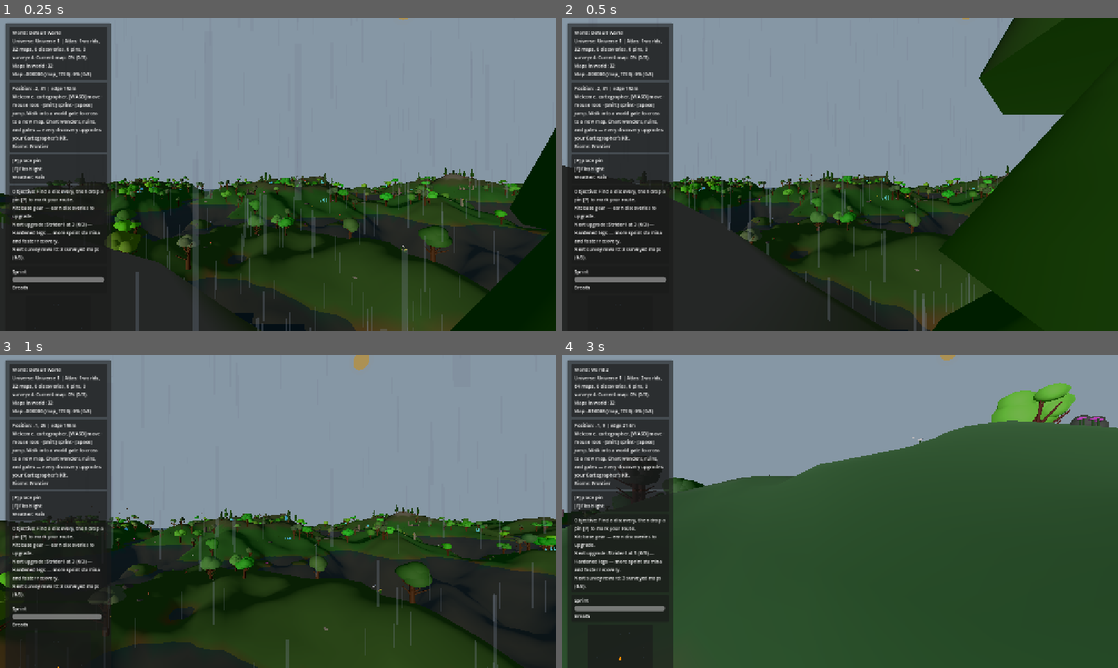
Above: before the commit, frames 1-4 (two rows, left to right).
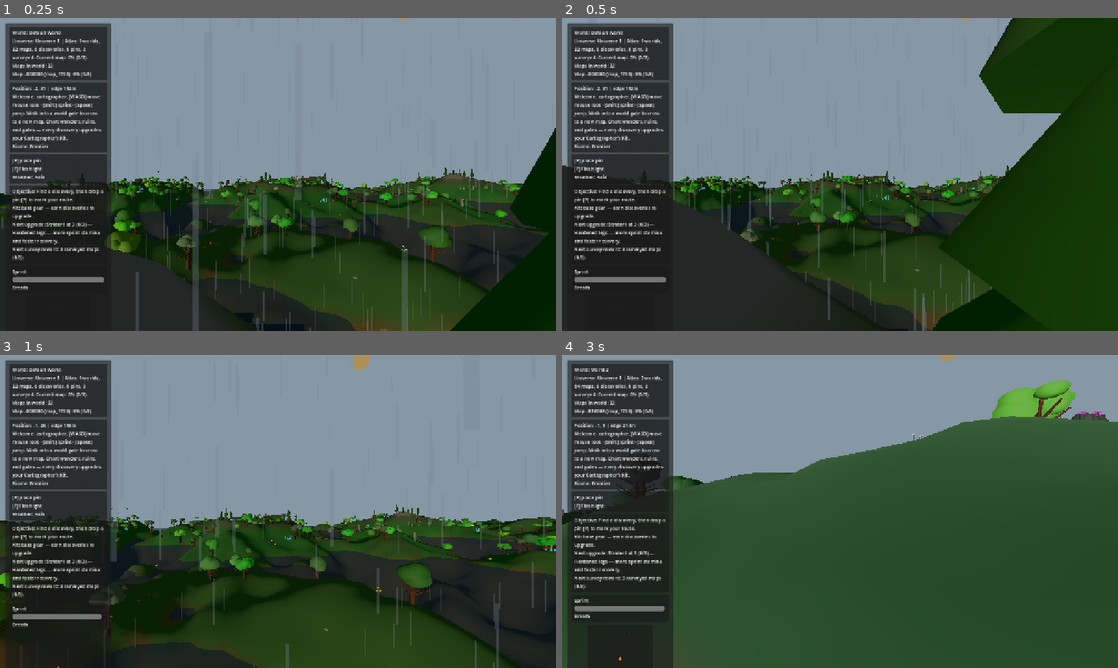
Above: after the commit, the same moments.

Repository: emkey1/Gatewalk
Game: Godot game, scene res://scenes/main.tscn
The game is run twice, just before and just after one commit, with the same random seed, the same clock (stepped at 60 frames per second) and the same inputs.
Inputs (mouse positions are in pixels of both pictures, inside the frame that each line leads up to):
- Up to frame 1 (0.25 s): no input
- Up to frame 2 (0.5 s): no input
- Up to frame 3 (1 s): tap Enter at 0.5 s; move the mouse to (305, 511) at 0.52 s; hold W (move_forward) from 0.53 s (still down); hold Shift (sprint) from 0.53 s (still down); tap Space (jump) at 0.77 s
- Up to frame 4 (3 s): tap Space (jump) at 1.07, 1.52, 1.82 s; move the mouse to (812, 511) at 1.27 s; release Shift (sprint) at 1.28 s; tap E at 1.35 s; move the mouse to (851, 505) at 2.02 s; tap M at 2.1 s; release W (move_forward) at 2.75 s; click "New World" at 2.75 s

Frame 1 is identical in both runs. In frame 2, 0.4% of the frame differs, in the area x 0-91%, y 0-100%; in frame 3, 1.0%; in frame 4, 1.6%, in the area x 0-100%, y 1-56%.

Commit message:
Player: slim the capsule to a realistic width; retighten ship cabin corridors to ~1:1
The player capsule was radius 0.45 (0.9 m wide) — an untuned default from the first commit,
roughly double a real person and nothing in the codebase depended on it. Slimmed to radius
0.3 (~0.6 m wide, a believable person) so true ~1:1 ship passages become walkable.

(Kept it a circular capsule rather than modelling the wider-than-deep human footprint: a
rotating box catches its corners on every stair step, and Godot's controller doesn't handle a
non-uniformly-scaled/elliptical collision cleanly — not worth it for the sideways-squeeze case.)

With the slimmer player, retightened the First Class stateroom corridor toward true scale:
corridor half-width 0.85 -> 0.6 (~1.0 m clear, ~3 ft), cabin doors 1.3 -> 1.0 m; the ensuite
bathroom's corridor-side wall follows the new corridor width.

Verified: VALIDATION OK + INTEGRATION OK (instantiates player.tscn) + clean smoke-boot; the
corridor renders as a tight, walkable alley.

Co-Authored-By: Claude Opus 4.8 <noreply@anthropic.com>

Diff:
--- a/scripts/Player.gd
+++ b/scripts/Player.gd
@@ -129,7 +129,7 @@
 
 	var capsule := CollisionShape3D.new()
 	var shape := CapsuleShape3D.new()
-	shape.radius = 0.45
+	shape.radius = 0.3    # ~0.6 m wide — a realistic person, not the old 0.9 m default (lets ~1:1 ship corridors be walkable)
 	shape.height = 1.8
 	capsule.shape = shape
 	add_child(capsule)
--- a/scripts/factories/LinerFactory.gd
+++ b/scripts/factories/LinerFactory.gd
@@ -1452,13 +1452,13 @@
 	var bedmat := _mat(Color(0.50, 0.28, 0.30), 0.85, 0.0)
 	var z0: float = -78.0
 	var z1: float = -38.0
-	# Corridor + doors must clear the 0.9 m-wide player capsule (radius 0.45): true 1:1 (~0.9 m
-	# alleys, ~0.9 m doors) won't fit, so widen to the practical minimum — ~1.5 m clear, 1.3 m doors.
-	var cw: float = 0.85                # corridor half-width -> ~1.5 m clear alley
-	var cd: float = 5.3                 # cabin outboard wall (~4.5 m deep cabins)
+	# With the slimmed player (0.6 m wide; Player.gd radius 0.3) the corridor + doors come back down to
+	# near true 1:1: a ~1.0 m clear alley (~3 ft) with 1.0 m cabin doors, and still walkable.
+	var cw: float = 0.6                 # corridor half-width -> ~1.0 m clear alley (near 1:1)
+	var cd: float = 5.3                 # cabin outboard wall (~4.7 m deep cabins)
 	var doors: Array = [-75.5, -70.5, -65.5, -60.5, -55.5, -50.5, -45.5, -40.5]
 	for sgn in [-1.0, 1.0]:
-		_longitudinal_door_wall(root, sgn * cw, z0, z1, ya, yc, 0.2, doors, 1.3, 2.1, white)
+		_longitudinal_door_wall(root, sgn * cw, z0, z1, ya, yc, 0.2, doors, 1.0, 2.1, white)
 		_box(root, Vector3(sgn * cd, (ya + yc) * 0.5, (z0 + z1) * 0.5), Vector3(0.2, yc - ya, z1 - z0), white, true)
 		for pz in [-38.0, -43.0, -48.0, -53.0, -58.0, -63.0, -68.0, -73.0, -78.0]:
 			_box(root, Vector3(sgn * (cw + cd) * 0.5, (ya + yc) * 0.5, float(pz)), Vector3(cd - cw, yc - ya, 0.2), white, true)
@@ -1468,7 +1468,7 @@
 	var porc := _mat(Color(0.93, 0.93, 0.95), 0.2, 0.0)
 	for cz in [-40.5, -45.5, -50.5, -55.5, -60.5, -65.5, -70.5, -75.5]:
 		for sgn2 in [-1.0, 1.0]:
-			_cabin_interior(root, float(cz), float(sgn2), ya, yc, white, wood, bedmat, porc)
+			_cabin_interior(root, float(cz), float(sgn2), ya, yc, cw, white, wood, bedmat, porc)
 	# Corridor lighting.
 	for lz in [-44.0, -54.0, -64.0, -74.0]:
 		var lamp := OmniLight3D.new()
@@ -1485,14 +1485,14 @@
 # ensuite bathroom (toilet, washbasin, shower stall; door in its aft wall) filling the forward-
 # inboard corner by the cabin door, the way a cruise stateroom's modular bathroom sits. Bathroom door
 # is 1.0 m so the 0.9 m-wide player can just get in (a true ~0.6 m bathroom door wouldn't fit).
-static func _cabin_interior(parent: Node3D, cz: float, s: float, ya: float, yc: float, white: Material, wood: Material, bedmat: Material, porc: Material) -> void:
+static func _cabin_interior(parent: Node3D, cz: float, s: float, ya: float, yc: float, cw: float, white: Material, wood: Material, bedmat: Material, porc: Material) -> void:
 	var hh: float = yc - ya
 	var hy: float = (ya + yc) * 0.5
 	_box(parent, Vector3(s * 4.45, ya + 0.3, cz - 1.45), Vector3(1.7, 0.5, 1.9), bedmat, true)            # bed
 	_box(parent, Vector3(s * 4.45, ya + 0.62, cz - 2.25), Vector3(1.7, 0.16, 0.45), white, false)        # pillow (at the aft partition)
 	_box(parent, Vector3(s * 4.7, hy, cz + 2.0), Vector3(0.8, hh, 0.7), wood, true)                       # wardrobe
 	_box(parent, Vector3(s * 2.5, hy, cz + 1.5), Vector3(0.15, hh, 1.9), white, true)                     # bathroom cabin-side wall
-	_box(parent, Vector3(s * 1.025, hy, cz + 0.55), Vector3(0.35, hh, 0.15), white, true)                 # bathroom aft wall (corridor seg)
+	_box(parent, Vector3(s * (cw + 1.2) * 0.5, hy, cz + 0.55), Vector3(1.2 - cw, hh, 0.15), white, true)   # bathroom aft wall (corridor seg)
 	_box(parent, Vector3(s * 2.35, hy, cz + 0.55), Vector3(0.3, hh, 0.15), white, true)                   # bathroom aft wall (cabin seg)
 	_box(parent, Vector3(s * 1.7, ya + 2.1 + (hh - 2.1) * 0.5, cz + 0.55), Vector3(1.0, hh - 2.1, 0.15), white, true)  # door lintel
 	_box(parent, Vector3(s * 1.2, ya + 0.3, cz + 2.0), Vector3(0.5, 0.6, 0.55), porc, false)              # toilet bowl
--- a/tools/validation/_shot.gd
+++ b/tools/validation/_shot.gd
@@ -60,7 +60,7 @@
 	await process_frame   # let the camera enter the tree before look_at
 
 	var shots := [
-		["t60_cabin", Vector3(2.3, 12.9, -53.4), Vector3(4.5, 12.25, -57.4), Vector3.UP],
+		["t61_corridor", Vector3(0.0, 13.5, -39.5), Vector3(0.0, 13.3, -76.0), Vector3.UP],
 	]
 	for s in shots:
 		cam.position = s[1]
